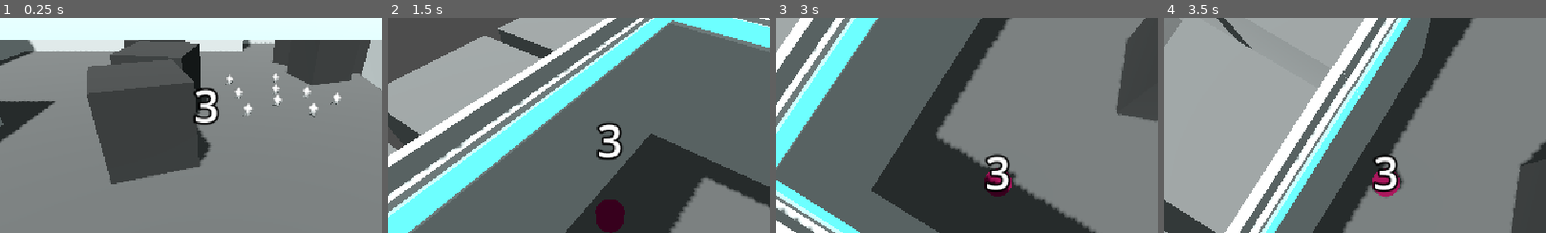
Above: before the commit, frames 1-4 (left to right).
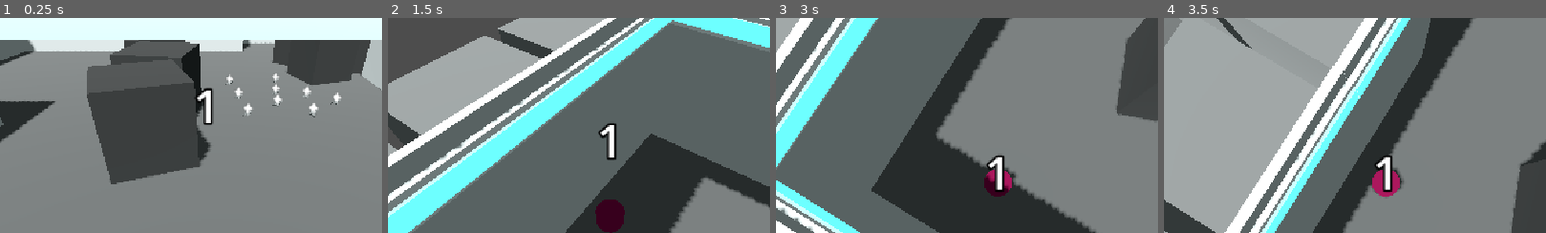
Above: after the commit, the same moments.

Repository: gheja/bot-loop
Game: Godot game, scene res://scenes/main_scene.tscn
Same seed, same stepped clock (60 frames per second), same inputs: the game is played once before the commit and once after it.
Inputs (mouse positions are % of the whole screen's width and height, from its top left):
- Up to frame 1 (0.25 s): no input
- Up to frame 2 (1.5 s): move the mouse to (72, 45) at 0.52 s; hold D (move_right) 0.53-1.28 s; tap E (action_primary) at 0.6, 1.35 s; move the mouse to (30, 55) at 1.27 s; hold Q (ui_action_back) from 1.28 s (still down)
- Up to frame 3 (3 s): tap Enter at 2 s; move the mouse to (60, 28) at 2.02 s; release Q (ui_action_back) at 2.03 s; hold D (move_right) 2.03-2.78 s; tap E (action_primary) at 2.1, 2.85 s; tap R (ui_action_restart) at 2.75 s; move the mouse to (45, 70) at 2.77 s; hold W (move_up) from 2.78 s (still down)
- Up to frame 4 (3.5 s): keep holding W (move_up)
The pictures show only the part of the screen within x 21-71%, y 13-63%; the shares and areas given below are measured in that part.

The runs differ from the first frame. In frame 1, 0.7% of the frame differs, in the area x 50-58%, y 32-50%; in frame 2, 0.8%; in frame 3, 0.8%, in the area x 54-62%, y 63-81%; in frame 4, 0.8%.

Commit message:
player_index cleanup

Diff:
--- a/src/autoload/bot_manager.gd
+++ b/src/autoload/bot_manager.gd
@@ -57,7 +57,6 @@
 
 		var obj: PlayerCharacterSubclass = (bot_scenes[marker.bot_class] as PackedScene).instantiate()
 		obj.global_position = marker.global_position
-		obj.player_index = marker.bot_index
 
 		var bot: ObjectPlayerCharacter = obj.find_child("PlayerCharacterBase")
 		a["bot"] = bot
--- a/src/autoload/game_state.gd
+++ b/src/autoload/game_state.gd
@@ -9,7 +9,6 @@
 
 var loops = 0
 var current_level_index = 0
-var auto_select_player_index = -1
 var first_loop = true
 var play_intro = true
 var state = GameState.STATE_INTRO
--- a/src/objects/player_character_base.gd
+++ b/src/objects/player_character_base.gd
@@ -3,8 +3,6 @@
 
 @export var max_speed = 5
 @export var is_actively_controlled = false
-# TODO: deprecate and remove this
-@export var player_index = -1
 @export var has_primary_action = true
 @export var controls_help_text = "[E] [Click] Use hammer"
 @export var recording_length: float = 10.0
@@ -15,7 +13,6 @@
 @onready var camera = $Node3D/CameraPivot/SpringArm3D/Camera3D
 @onready var lower_body = $Visuals/LowerBody
 @onready var upper_body = $Visuals/UpperBody
-@onready var player_index_label: Label3D = $Visuals/PlayerIndexLabel
 @onready var moving_platform_raycast: RayCast3D = $MovingPlatformRaycast
 @onready var ghost_indicator: CSGSphere3D = $Visuals/Indicators/GhostIndicator
 @onready var selection_indicator: CSGSphere3D = $Visuals/Indicators/SelectionIndicator
@@ -59,19 +56,7 @@
 	ghost_indicator.hide()
 	selection_indicator.hide()
 
-	if player_index == -1:
-		# this is hackis but at least this way we don't need to edit the children
-		var parent = get_parent()
-		if parent is PlayerCharacterSubclass:
-			player_index = parent.player_index
-
-	assert(player_index != -1, "Player object is not set up correctly")
-
 	Signals.save_player_recording.connect(_on_save_player_recording)
-
-	player_index_label.text = str(player_index)
-
-	# recording_index = player_index - 1
 
 func reset_bot():
 	if not first_reset:
@@ -206,9 +191,6 @@
 		return
 
 	GameState.player_recordings[recording_index] = current_recording.duplicate()
-
-func _on_timer_started():
-	player_index_label.hide()
 
 func break_down():
 	AudioManager.play_sound(1)
--- a/src/objects/player_character_subclass.gd
+++ b/src/objects/player_character_subclass.gd
@@ -1,5 +1,2 @@
 class_name PlayerCharacterSubclass
 extends Node3D
-
-# TODO: deprecate and remove this
-@export var player_index = -1
--- a/src/scenes/main_scene.gd
+++ b/src/scenes/main_scene.gd
@@ -14,7 +14,6 @@
 @export var level_list: Array[PackedScene]
 
 var current_level: LevelClass
-var current_player_index: int = -1
 
 func _ready() -> void:
 	# first thing to do, even before the robots exist
@@ -78,9 +77,6 @@
 			start_current_level()
 	else:
 		start_current_level()
-
-	# forget player auto-selection
-	GameState.auto_select_player_index = -1
 
 func start_current_level():
 	GameState.state = GameState.STATE_RUNNING
@@ -182,19 +178,6 @@
 	Signals.start_transition.emit("#330066")
 
 func _process(delta: float) -> void:
-	# if GameState.state in [GameState.STATE_RUNNING, GameState.STATE_FINISHED]:
-	# 	if Input.is_action_just_pressed("ui_action_restart"):
-	# 		GameState.auto_select_player_index = current_player_index
-	# 		restart_pressed()
-	#
-	# 	if Input.is_action_just_pressed("ui_action_back"):
-	# 		restart_pressed()
-	#
-	# if GameState.state == GameState.STATE_PLAYER_SELECTION:
-	# 	for i in get_available_player_indexes():
-	# 		if Input.is_action_just_pressed("ui_action_select_" + str(i)):
-	# 			set_active_player(i)
-
 	follow_camera_step(delta)
 
 func prepare_for_next_level():
@@ -218,35 +201,6 @@
 	main_light.light_color = Color("#ffffff")
 	world_environment.environment.ambient_light_color = Color("#e7ffff")
 	world_environment.environment.ambient_light_energy = 0.25
-
-func _on_timer_stopped():
-	reset_colors()
-
-	# TODO: this looks a bit weird, but ok
-	activate_level_camera(false)
-	clear_controls_help_text()
-	Signals.set_controls_lock.emit(false)
-
-	if GameState.state == GameState.STATE_GAME_COMPLETED:
-		return
-
-	GameState.state = GameState.STATE_FINISHED
-	restart_level_with_wait(true)
-
-### TODO: delete this
-func _on_timer_failed():
-	main_light.light_color = Color("#ff0000")
-	world_environment.environment.ambient_light_color = Color("#ff0088")
-	world_environment.environment.ambient_light_energy = 0.1
-
-	AudioManager.play_sound(4)
-
-	# TODO: this looks a bit weird, but ok
-	activate_level_camera(false)
-	clear_controls_help_text()
-	GameState.state = GameState.STATE_FINISHED
-	Signals.set_controls_lock.emit(false)
-	restart_level_with_wait(false)
 
 func _on_pause():
 	menu_interface.show2(false)
--- a/src/scenes/recording_indicator.gd
+++ b/src/scenes/recording_indicator.gd
@@ -14,9 +14,6 @@
 	set_status_text("Standby")
 
 	Signals.stop_pressed.connect(_on_stop_pressed)
-	Signals.timer_started.connect(_on_timer_started)
-	Signals.timer_stopped.connect(_on_timer_stopped)
-	Signals.timer_failed.connect(_on_timer_failed)
 
 func set_status_text(message: String):
 	rich_text_label.text = "[center]" + message + "[/center]"
